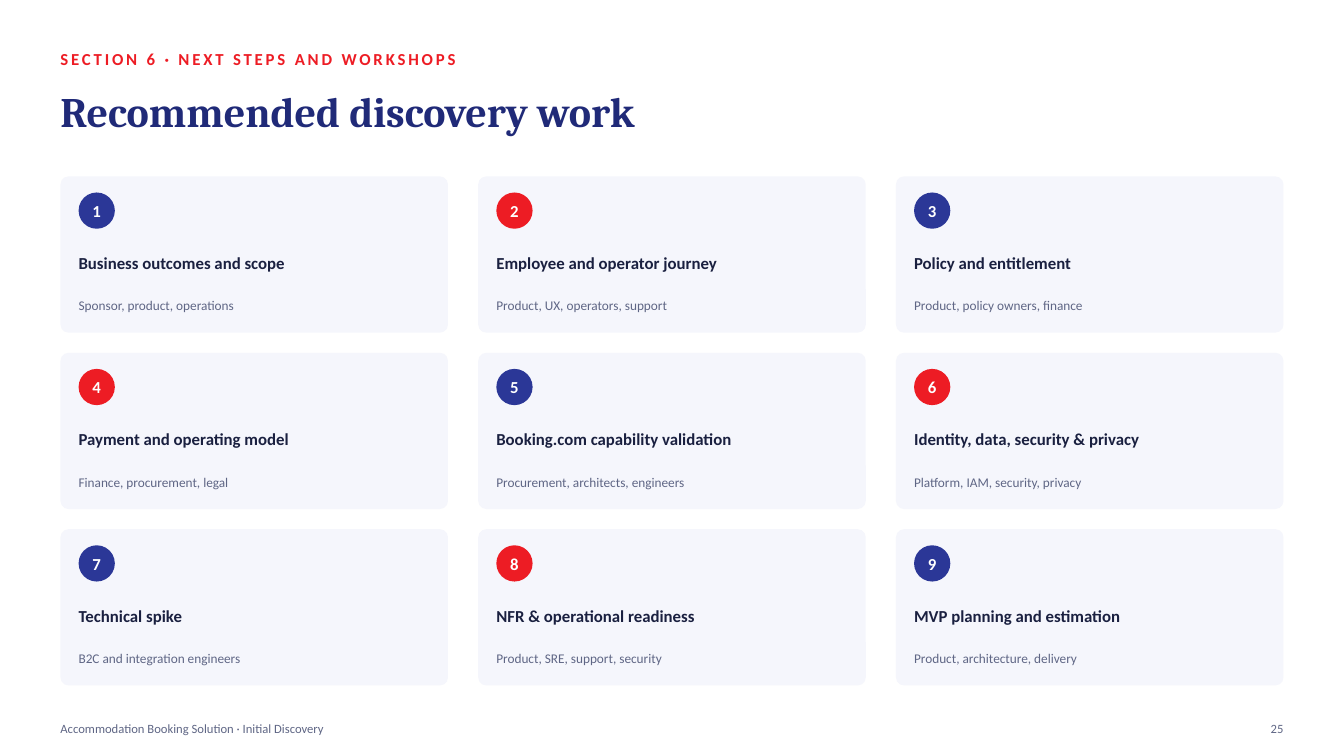
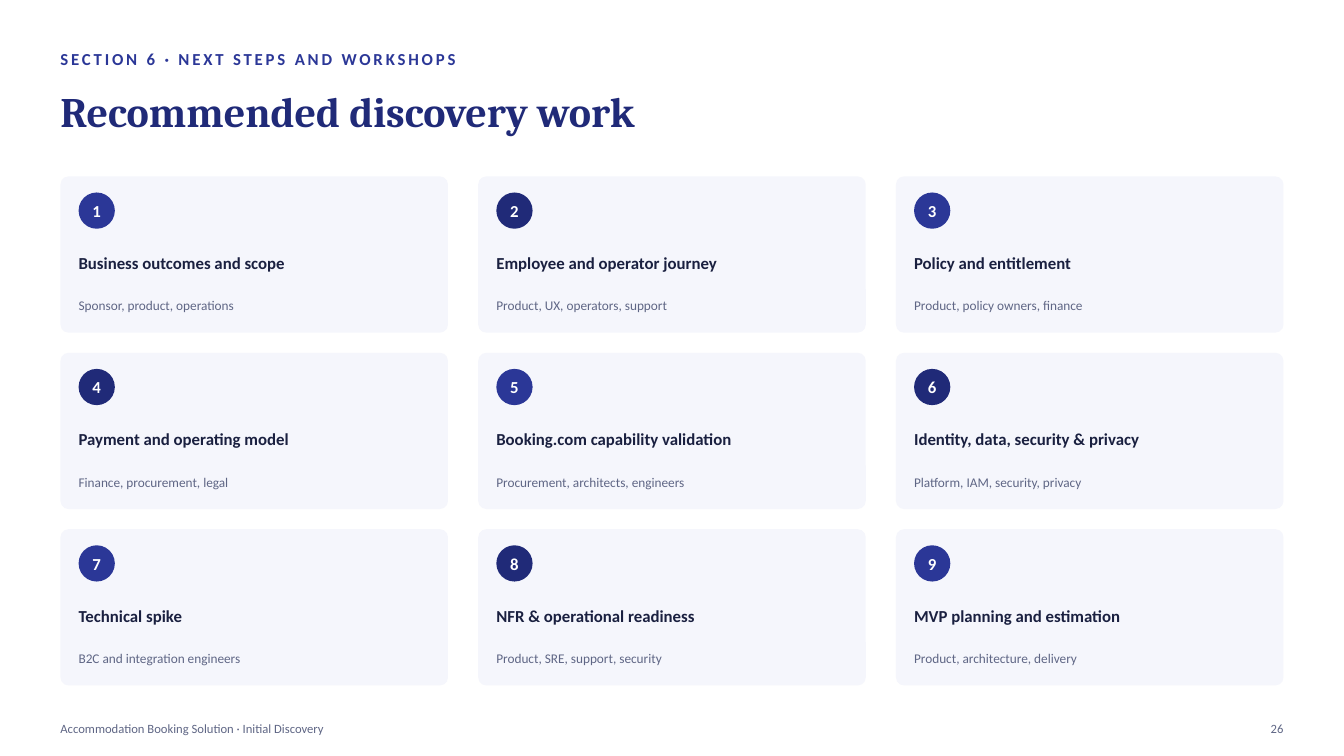
Before and after one commit to mohitkanwar/Accomodation-Booking-Solution, a slide deck: slide 27 of deck/Accommodation-Booking-Solution-Discovery-Presentation.pptx (slide 26 before the commit). Drawn at 1344x756 pixels with LibreOffice and Linux fonts; fonts in the diff are those of the drawing. Boxes give left, top, right and bottom in pixels: in the first picture for what was removed or moved away, otherwise in the second. Text is boxed around its words. In the diff, an @@ line names an element or a change of style, - is before the commit and + after.

```diff
--- a/deck/Accommodation-Booking-Solution-Discovery-Presentation.pptx
+++ b/deck/Accommodation-Booking-Solution-Discovery-Presentation.pptx
@@ text "SECTION 6 · NEXT STEPS ..." at (60, 53, 456, 65): text colour #ED1C24 to #2B3797 @@
@@ fill #ED1C24 to #202A78 in 4 elements at (496, 193, 532, 229), (79, 369, 115, 405), (914, 369, 951, 405), (496, 545, 532, 582) @@
@@ text at (1271, 724, 1284, 733): text changed @@
-25
+26
```
Also in this commit, not shown: 30 other slides changed, 1 slide added, 6 other files.
